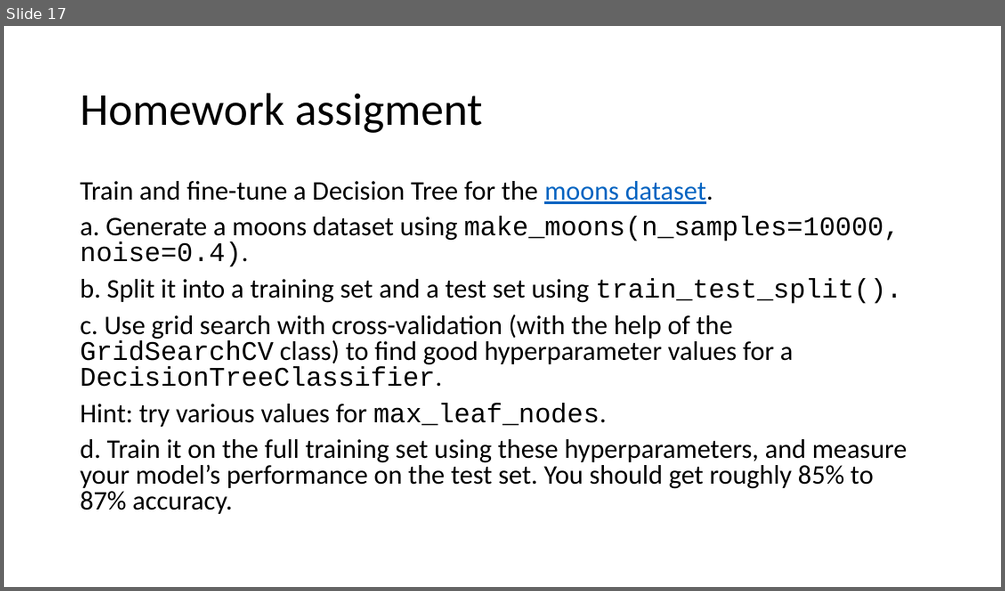
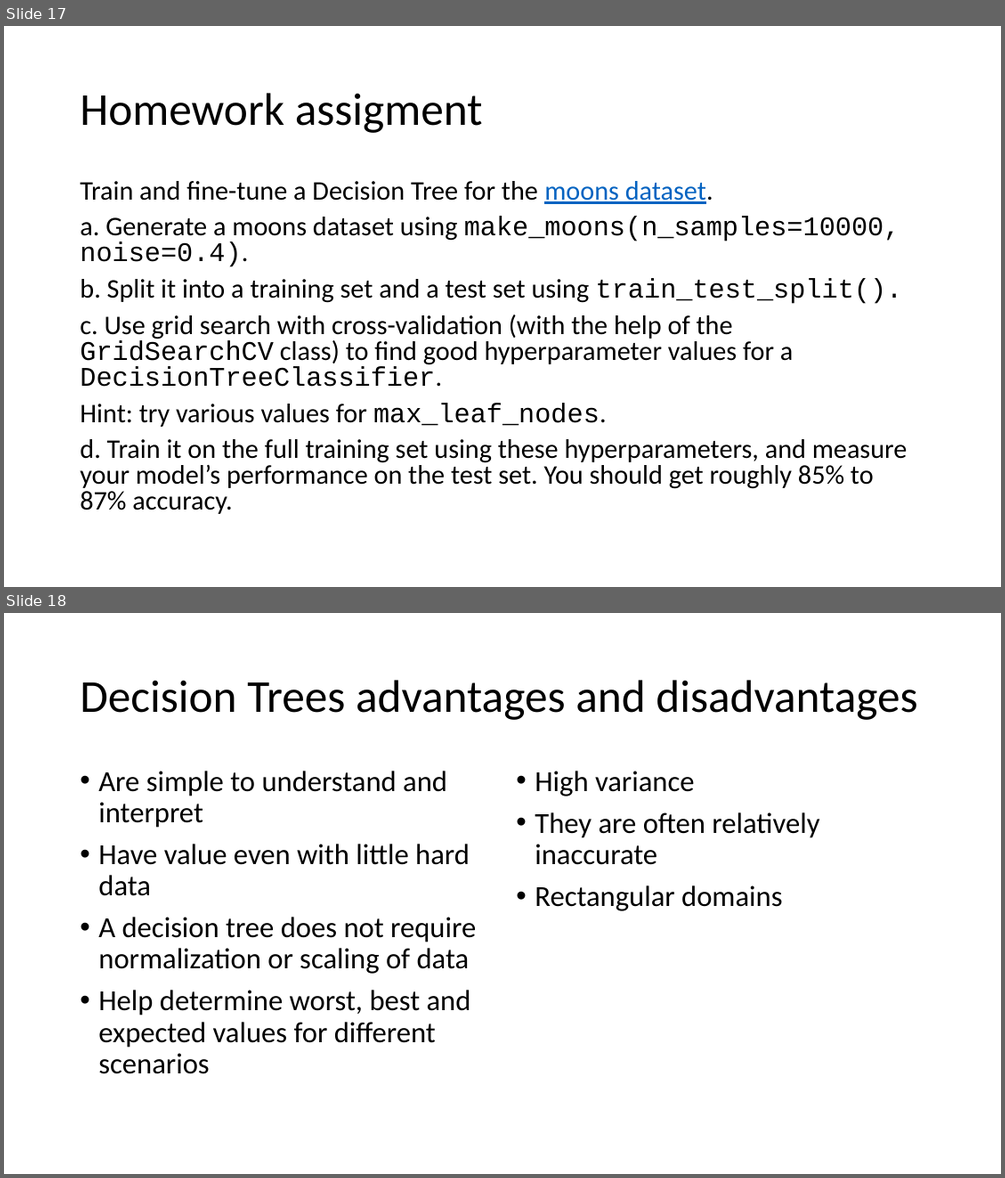
Before and after one commit to mathphysmx/teaching-ml, a slide deck: slides/08_ML_TreeBased.pptx. Shown one above the other, each under a label of ours: slide 17 before the commit, slides 17 and 18 after it. The pictures are 1005x591 and 1005x1178 pixels, drawn with LibreOffice and Linux fonts; fonts in the diff are those of the drawing. Boxes give left, top, right and bottom in pixels: in the first picture for what was removed or moved away, otherwise in the second. Text is boxed around its words. In the diff, an @@ line names an element or a change of style, - is before the commit and + after.

```diff
--- a/slides/08_ML_TreeBased.pptx
+++ b/slides/08_ML_TreeBased.pptx
@@ slide 18 added at box(4, 613, 1001, 1174), background #FFFFFF @@
@@ title added at box(80, 680, 917, 720), 44 pt, text #000000 @@
+Decision Trees advantages and disadvantages
@@ text added at box(98, 771, 476, 1074), 28 pt, text #000000 @@
+• Are simple to understand and interpret
+• Have value even with little hard data
+• A decision tree does not require normalization or scaling of data
+• Help determine worst, best and expected values for different scenarios
@@ text added at box(534, 771, 819, 911), 28 pt, text #000000 @@
+• High variance
+• They are often relatively inaccurate
+• Rectangular domains
```
Also in this commit, not shown: 14 other slides added, 7 other files.
